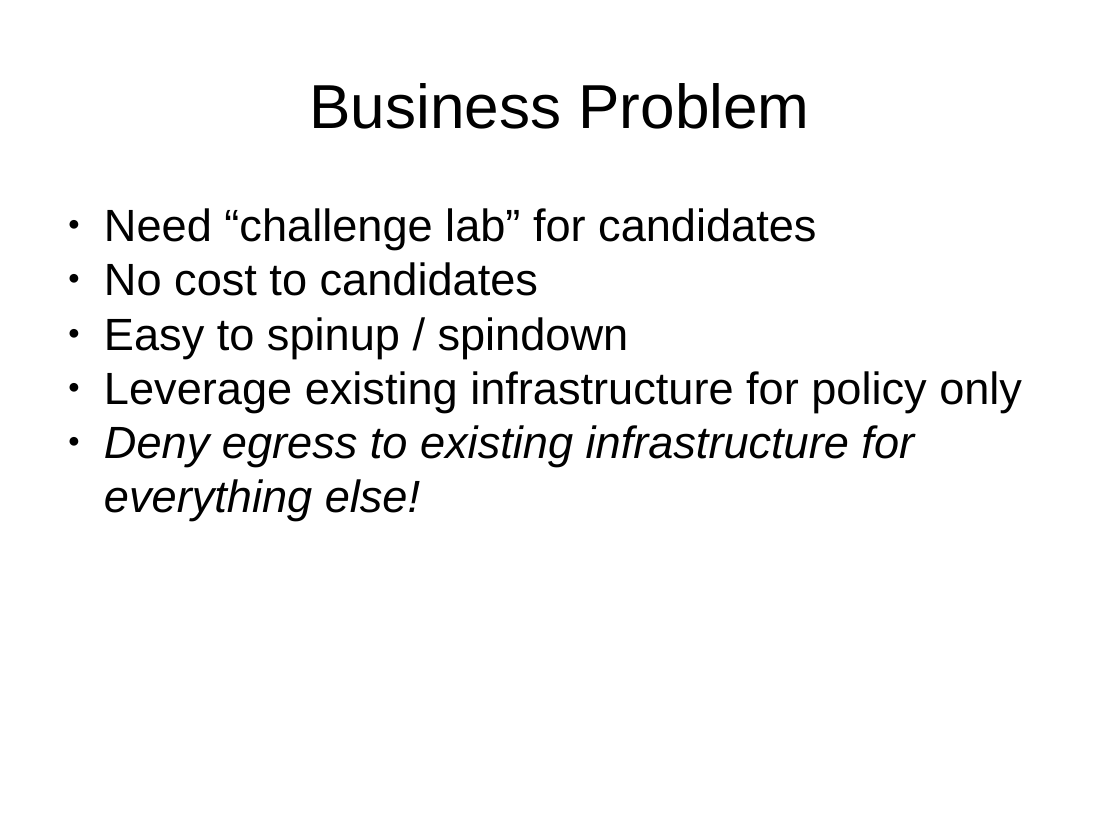
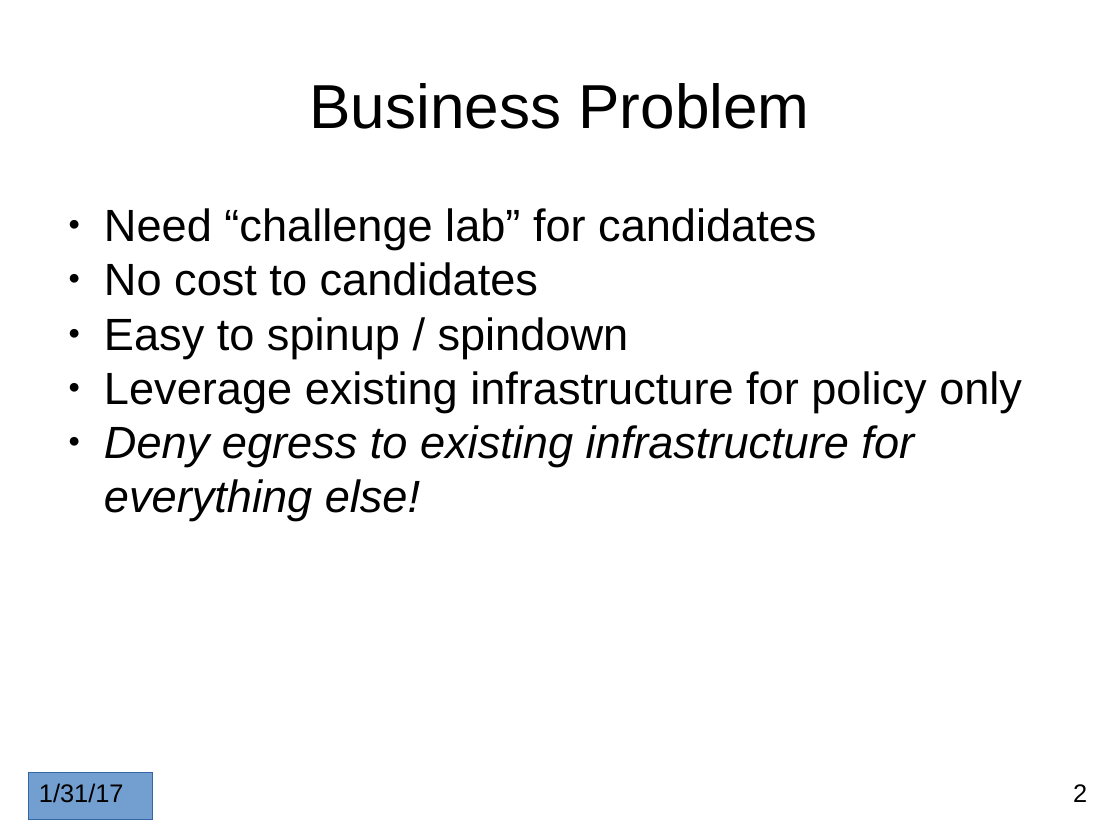
Before and after one commit to andybrucenet/aws-env-sysadmin, a slide deck: slide 2 of aws-env-sysadmin.pptx. Drawn at 1120x840 pixels with LibreOffice and Linux fonts; fonts in the diff are those of the drawing. Boxes give left, top, right and bottom in pixels: in the first picture for what was removed or moved away, otherwise in the second. Text is boxed around its words. In the diff, an @@ line names an element or a change of style, - is before the commit and + after.

```diff
--- a/aws-env-sysadmin.pptx
+++ b/aws-env-sysadmin.pptx
@@ rectangle added at bbox=[28, 772, 152, 820], fill #729FCF, outline #3465A4 0.75 pt, 18 pt, text #000000 @@
+1/31/17
@@ page number added at bbox=[1073, 784, 1087, 802], 18 pt, text #000000 @@
+2
```
Also in this commit, not shown: 15 other slides changed, 3 slides added.
